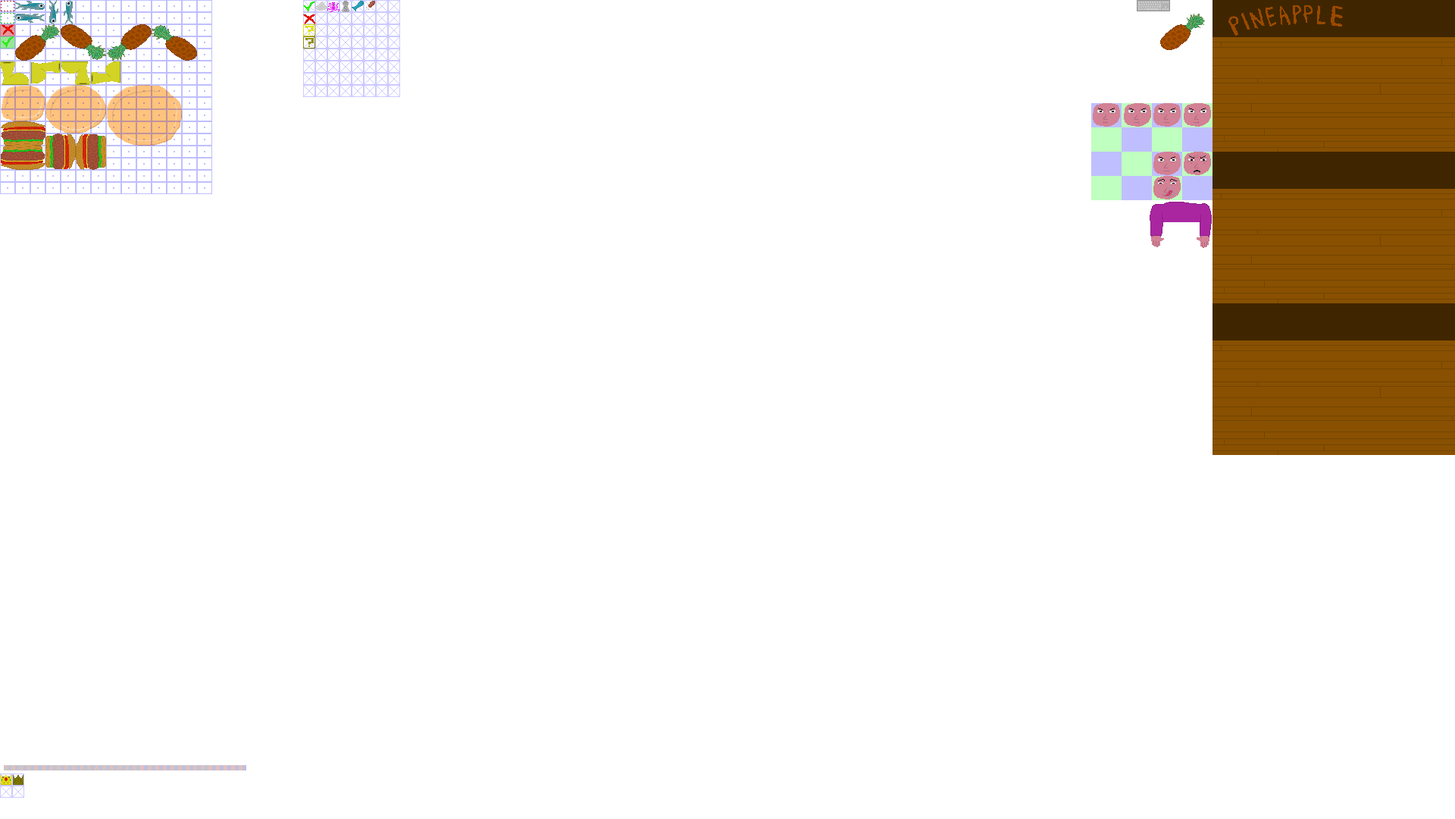
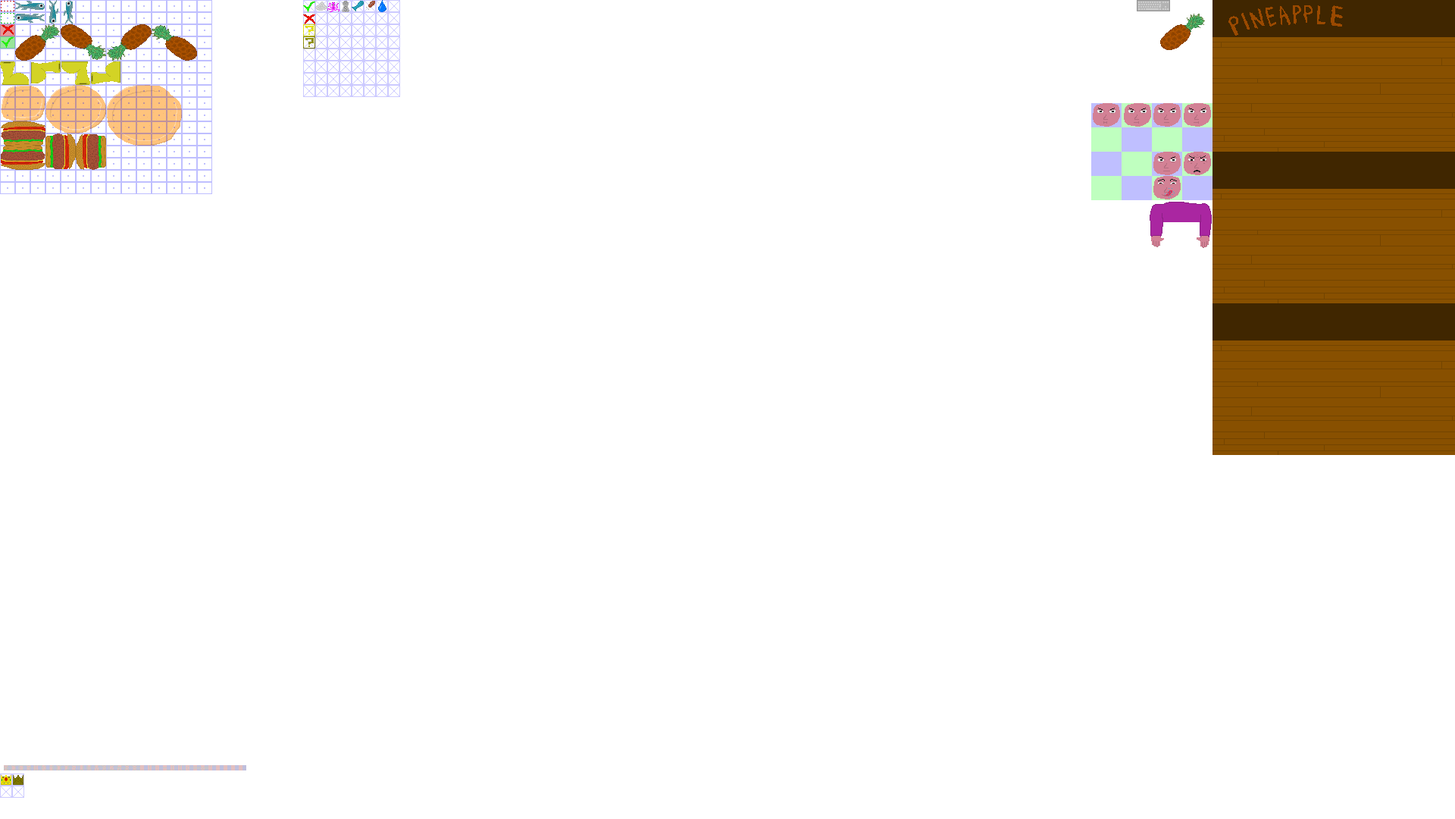
Layer changes from the first 1455x819 image to the second:
painted on "flavors" over [378, 0, 387, 13]
